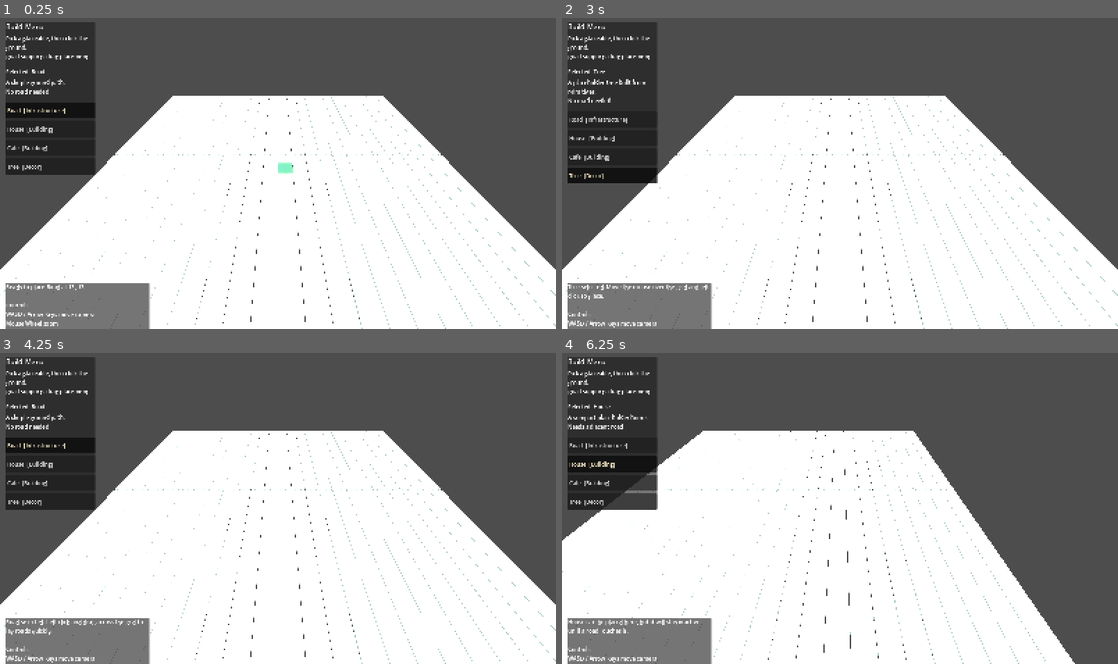
Above: before the commit, frames 1-4 (two rows, left to right).
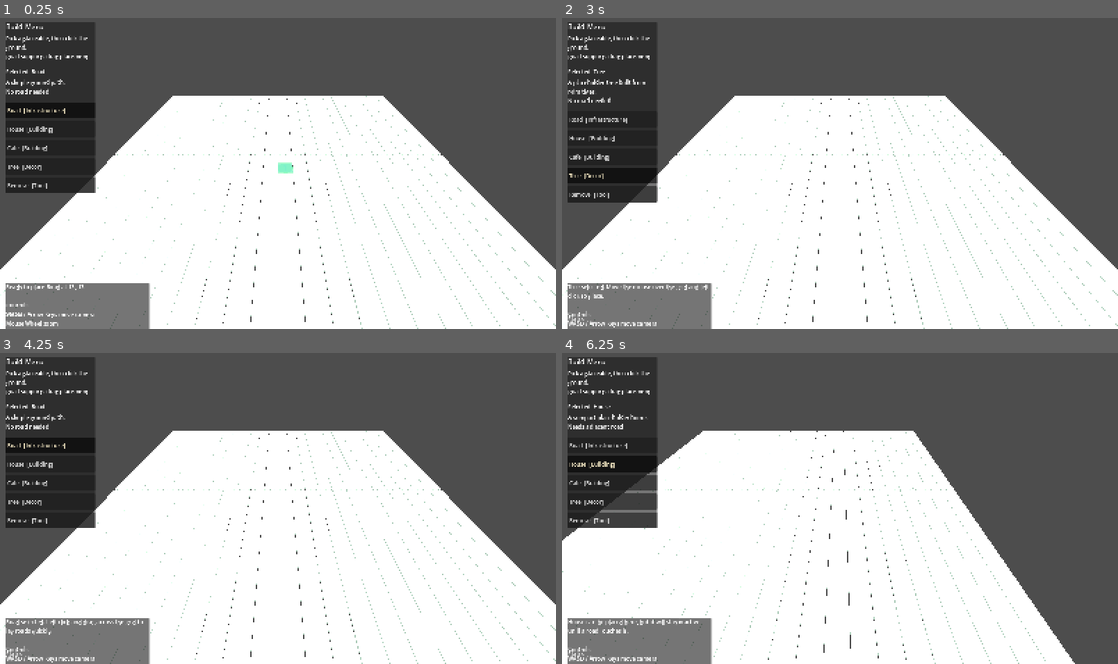
Above: after the commit, the same moments.

Repository: joyshu93/bloomtail_village
Game: Godot game, scene res://scenes/main/Main.tscn
The game is run twice, just before and just after one commit, with the same random seed, the same clock (stepped at 60 frames per second) and the same inputs.
Inputs (mouse positions are in pixels of both pictures, inside the frame that each line leads up to):
- Up to frame 1 (0.25 s): no input
- Up to frame 2 (3 s): click "Road [Infrastructure]" at 0.5 s; click "House [Building]" at 1.25 s; click "Cafe [Building]" at 2 s; click "Tree [Decor]" at 2.75 s
- Up to frame 3 (4.25 s): click "Road [Infrastructure]" at 3.5 s
- Up to frame 4 (6.25 s): click (612, 520) at 4.25 s, where only the run after the commit has a clickable "Remove [Tool]"; click "House [Building]" at 5 s; tap Enter at 5.75 s; move the mouse to (962, 492) at 5.77 s; hold D from 5.78 s (still down); click (962, 492) at 5.92 s

The runs differ from the first frame. In frame 1, 0.9% of the frame differs, in the area x 1-18%, y 50-96%; in frame 2, 1.0%, in the area x 1-18%, y 53-98%; in frame 3, 0.9%; in frame 4, 1.0%.

Commit message:
Stabilize 3D placement core

Diff:
--- a/scripts/managers/build_manager.gd
+++ b/scripts/managers/build_manager.gd
@@ -7,6 +7,7 @@
 const GRID_WIDTH := 24
 const GRID_DEPTH := 24
 const CELL_SIZE := 2.0
+const REMOVE_TOOL_ID := "remove"
 
 const PLACEABLE_PATHS := [
 	"res://resources/vertical_slice/road.tres",
@@ -25,6 +26,7 @@
 	game_manager = manager
 	_load_placeables()
 	placements.clear()
+	selected_id = ""
 	select_placeable("road")
 
 func get_placeables() -> Array[PlaceableData]:
@@ -37,21 +39,28 @@
 	return placeables.get(selected_id) as PlaceableData
 
 func get_selected_name() -> String:
+	if is_remove_selected():
+		return "Remove"
 	var selected := get_selected_data()
 	return "" if selected == null else selected.display_name
 
 func is_road_selected() -> bool:
 	return selected_id == "road"
 
+func is_remove_selected() -> bool:
+	return selected_id == REMOVE_TOOL_ID
+
 func select_placeable(placeable_id: String) -> void:
-	if not placeables.has(placeable_id):
+	if placeable_id != REMOVE_TOOL_ID and not placeables.has(placeable_id):
 		return
 	selected_id = placeable_id
 	selection_changed.emit(selected_id)
-	if is_road_selected():
+	if is_remove_selected():
+		game_manager.set_status("Remove selected. Click a placed object to clear it.")
+	elif is_road_selected():
 		game_manager.set_status("Road selected. Left click and drag across the grid to lay roads quickly.")
 	else:
-		game_manager.set_status("%s selected. Move the mouse over the grid and left click to place." % get_selected_data().display_name)
+		game_manager.set_status("%s selected. Move the mouse over the grid and left click to place." % get_selected_name())
 
 func is_inside(cell: Vector2i) -> bool:
 	return cell.x >= 0 and cell.y >= 0 and cell.x < GRID_WIDTH and cell.y < GRID_DEPTH
@@ -64,6 +73,25 @@
 
 func can_place_id(placeable_id: String, cell: Vector2i) -> bool:
 	return placeables.has(placeable_id) and can_place(cell)
+
+func has_entry(cell: Vector2i) -> bool:
+	return placements.has(_cell_key(cell))
+
+func get_entry(cell: Vector2i) -> Dictionary:
+	var key := _cell_key(cell)
+	return placements.get(key, {})
+
+func get_data_at(cell: Vector2i) -> PlaceableData:
+	if not has_entry(cell):
+		return null
+	var entry: Dictionary = placements[_cell_key(cell)]
+	return placeables.get(String(entry.get("id", ""))) as PlaceableData
+
+func is_active_at(cell: Vector2i) -> bool:
+	if not has_entry(cell):
+		return false
+	var entry: Dictionary = placements[_cell_key(cell)]
+	return bool(entry.get("active", true))
 
 func has_road_neighbor(cell: Vector2i) -> bool:
 	for offset in [Vector2i.LEFT, Vector2i.RIGHT, Vector2i.UP, Vector2i.DOWN]:
@@ -79,6 +107,13 @@
 	return has_road_neighbor(cell)
 
 func get_hover_message(cell: Vector2i, placeable_id: String = selected_id) -> String:
+	if placeable_id == REMOVE_TOOL_ID:
+		if not is_inside(cell):
+			return "Outside the buildable area."
+		if has_entry(cell):
+			var remove_data: PlaceableData = get_data_at(cell)
+			return "Remove %s at %d, %d." % [remove_data.display_name, cell.x + 1, cell.y + 1]
+		return "Nothing to remove at %d, %d." % [cell.x + 1, cell.y + 1]
 	if not placeables.has(placeable_id):
 		return "Select a placeable from the build menu."
 	var data: PlaceableData = placeables[placeable_id]
@@ -91,6 +126,8 @@
 	return "Ready to place %s at %d, %d." % [data.display_name, cell.x + 1, cell.y + 1]
 
 func place_selected(cell: Vector2i) -> bool:
+	if is_remove_selected():
+		return remove_at(cell)
 	return place(selected_id, cell)
 
 func place(placeable_id: String, cell: Vector2i, silent: bool = false) -> bool:
@@ -114,6 +151,63 @@
 		else:
 			game_manager.set_status("%s placed at %d, %d." % [data.display_name, cell.x + 1, cell.y + 1])
 	return true
+
+func place_many(placeable_id: String, cells: Array[Vector2i], silent: bool = false) -> int:
+	if placeable_id == REMOVE_TOOL_ID:
+		return remove_many(cells, silent)
+	if not placeables.has(placeable_id):
+		return 0
+	var placed_count := 0
+	for cell in cells:
+		if not can_place(cell):
+			continue
+		var data: PlaceableData = placeables.get(placeable_id)
+		placements[_cell_key(cell)] = {
+			"id": data.id,
+			"active": would_be_active(cell, data)
+		}
+		placed_count += 1
+	if placed_count <= 0:
+		if not silent:
+			game_manager.set_status("That area is already occupied or outside the buildable area.")
+		return 0
+	_recalculate_activation()
+	placements_changed.emit()
+	if not silent:
+		var plural := "" if placed_count == 1 else "s"
+		game_manager.set_status("%s placed on %d tile%s." % [get_selected_name(), placed_count, plural])
+	return placed_count
+
+func remove_at(cell: Vector2i, silent: bool = false) -> bool:
+	if not has_entry(cell):
+		if not silent:
+			game_manager.set_status("There is nothing to remove there.")
+		return false
+	var removed_data: PlaceableData = get_data_at(cell)
+	placements.erase(_cell_key(cell))
+	_recalculate_activation()
+	placements_changed.emit()
+	if not silent and removed_data != null:
+		game_manager.set_status("%s removed from %d, %d." % [removed_data.display_name, cell.x + 1, cell.y + 1])
+	return true
+
+func remove_many(cells: Array[Vector2i], silent: bool = false) -> int:
+	var removed_count := 0
+	for cell in cells:
+		if not has_entry(cell):
+			continue
+		placements.erase(_cell_key(cell))
+		removed_count += 1
+	if removed_count <= 0:
+		if not silent:
+			game_manager.set_status("There is nothing to remove there.")
+		return 0
+	_recalculate_activation()
+	placements_changed.emit()
+	if not silent:
+		var plural := "" if removed_count == 1 else "s"
+		game_manager.set_status("Removed %d placed object%s." % [removed_count, plural])
+	return removed_count
 
 func get_placements() -> Array[Dictionary]:
 	var items: Array[Dictionary] = []
--- a/scripts/managers/game_manager.gd
+++ b/scripts/managers/game_manager.gd
@@ -6,7 +6,7 @@
 var status_text := ""
 
 func setup() -> void:
-	set_status("Select Road, House, Cafe, or Tree. Left click to place.")
+	set_status("Select Road, House, Cafe, Tree, or Remove. Hover the grid to inspect a cell.")
 
 func set_status(text: String) -> void:
 	if status_text == text:
--- a/scripts/ui/ui_root.gd
+++ b/scripts/ui/ui_root.gd
@@ -6,6 +6,7 @@
 var button_panel: PanelContainer
 var button_box: VBoxContainer
 var status_panel: PanelContainer
+var status_title: Label
 var status_label: Label
 var selection_title: Label
 var selection_detail: Label
@@ -80,10 +81,20 @@
 	status_panel.offset_bottom = -16
 
 	status_label = Label.new()
+	status_title = Label.new()
+	status_title.text = "Status"
+	status_title.add_theme_font_size_override("font_size", 16)
+	status_panel.add_child(status_title)
+	status_title.set_anchors_and_offsets_preset(Control.PRESET_TOP_LEFT)
+	status_title.offset_left = 12
+	status_title.offset_top = 10
+	status_title.offset_right = 120
+	status_title.offset_bottom = 32
+
 	status_panel.add_child(status_label)
 	status_label.set_anchors_and_offsets_preset(Control.PRESET_FULL_RECT)
 	status_label.offset_left = 12
-	status_label.offset_top = 12
+	status_label.offset_top = 36
 	status_label.offset_right = -12
 	status_label.offset_bottom = -12
 	status_label.autowrap_mode = TextServer.AUTOWRAP_WORD_SMART
@@ -112,6 +123,14 @@
 		button.pressed.connect(_on_placeable_button_pressed.bind(placeable.id))
 		button_box.add_child(button)
 		selected_buttons[placeable.id] = button
+	var remove_button := Button.new()
+	remove_button.text = "Remove  [Tool]"
+	remove_button.custom_minimum_size = Vector2(0, 46)
+	remove_button.alignment = HORIZONTAL_ALIGNMENT_LEFT
+	remove_button.toggle_mode = true
+	remove_button.pressed.connect(_on_placeable_button_pressed.bind(BuildManager.REMOVE_TOOL_ID))
+	button_box.add_child(remove_button)
+	selected_buttons[BuildManager.REMOVE_TOOL_ID] = remove_button
 
 func _on_placeable_button_pressed(placeable_id: String) -> void:
 	build_manager.select_placeable(placeable_id)
@@ -123,6 +142,10 @@
 		button.button_pressed = is_selected
 		button.modulate = Color(1.0, 0.95, 0.8, 1.0) if is_selected else Color(1, 1, 1, 1)
 	var selected: PlaceableData = build_manager.get_selected_data()
+	if build_manager.is_remove_selected():
+		selection_title.text = "Selected: Remove"
+		selection_detail.text = "Click a placed object to remove it.\nEmpty cells cannot be removed."
+		return
 	if selected == null:
 		selection_title.text = "Selected: -"
 		selection_detail.text = "Choose an item to start placing."
--- a/scripts/world/placeable_preview.gd
+++ b/scripts/world/placeable_preview.gd
@@ -7,6 +7,8 @@
 
 func setup(size: float) -> void:
 	cell_size = size
+	_clear_visual()
+	current_id = ""
 	visible = false
 
 func show_preview(data: PlaceableData, world_position: Vector3, can_place: bool, would_be_active: bool) -> void:
@@ -21,6 +23,19 @@
 	position = world_position
 	visible = true
 	apply_state(current_visual, data, can_place, would_be_active, true)
+
+func show_remove_preview(data: PlaceableData, world_position: Vector3, is_active: bool) -> void:
+	if data == null:
+		hide_preview()
+		return
+	if current_visual == null or current_id != data.id:
+		_clear_visual()
+		current_id = data.id
+		current_visual = create_visual(data, cell_size)
+		add_child(current_visual)
+	position = world_position
+	visible = true
+	apply_remove_state(current_visual, is_active)
 
 func hide_preview() -> void:
 	visible = false
@@ -69,6 +84,11 @@
 	_apply_material(root, target_color, transparent)
 	_update_state_marker(root, can_place, is_active, transparent)
 
+static func apply_remove_state(root: Node3D, is_active: bool) -> void:
+	var remove_color := Color(1.0, 0.46, 0.68, 0.55)
+	_apply_material(root, remove_color, true)
+	_update_state_marker(root, false, is_active, true)
+
 static func _apply_material(root: Node, color: Color, transparent: bool) -> void:
 	for child in root.get_children():
 		if child is MeshInstance3D:
@@ -86,7 +106,9 @@
 
 func _clear_visual() -> void:
 	for child in get_children():
+		remove_child(child)
 		child.queue_free()
+	current_visual = null
 
 static func _update_state_marker(root: Node3D, can_place: bool, is_active: bool, transparent: bool) -> void:
 	var marker_name := "__StateMarker"
--- a/scripts/world/world_3d.gd
+++ b/scripts/world/world_3d.gd
@@ -3,11 +3,13 @@
 const GROUND_Y := 0.0
 const CAMERA_MOVE_SPEED := 16.0
 const MIN_CAMERA_DISTANCE := 14.0
-const MAX_CAMERA_DISTANCE := 34.0
+const MAX_CAMERA_DISTANCE := 28.0
 const ZOOM_STEP := 1.6
 const HOVER_VALID_COLOR := Color(0.45, 0.98, 0.68, 0.58)
 const HOVER_BLOCKED_COLOR := Color(1.0, 0.42, 0.42, 0.72)
 const HOVER_INACTIVE_COLOR := Color(1.0, 0.78, 0.38, 0.64)
+const HOVER_REMOVE_COLOR := Color(1.0, 0.5, 0.7, 0.65)
+const HOVER_EMPTY_REMOVE_COLOR := Color(0.65, 0.65, 0.72, 0.38)
 const HOVER_RING_COLOR := Color(1.0, 1.0, 1.0, 0.7)
 
 @onready var ground_tiles: Node3D = $GroundTiles
@@ -27,23 +29,34 @@
 var drag_placed_cells: Dictionary = {}
 var last_hover_summary := ""
 var last_drag_cell := Vector2i(-1, -1)
+var setup_done := false
 
 func setup(manager: BuildManager, game: GameManager) -> void:
 	build_manager = manager
 	game_manager = game
+	hover_cell = Vector2i(-1, -1)
+	is_dragging_road = false
+	drag_placed_cells.clear()
+	last_hover_summary = ""
+	last_drag_cell = Vector2i(-1, -1)
 	if not build_manager.placements_changed.is_connected(_rebuild_placed_objects):
 		build_manager.placements_changed.connect(_rebuild_placed_objects)
 	if not build_manager.selection_changed.is_connected(_on_selection_changed):
 		build_manager.selection_changed.connect(_on_selection_changed)
 	preview.setup(BuildManager.CELL_SIZE)
-	_build_ground()
-	_setup_hover_indicator()
+	if not setup_done:
+		_build_ground()
+		_setup_hover_indicator()
+		setup_done = true
+	_clamp_camera_rig()
 	_update_camera_transform()
 	_rebuild_placed_objects()
 
 func _process(delta: float) -> void:
 	if build_manager == null:
 		return
+	if is_dragging_road and not Input.is_mouse_button_pressed(MOUSE_BUTTON_LEFT):
+		_end_drag()
 	_handle_camera_move(delta)
 	_update_hover_from_mouse()
 
@@ -142,6 +155,17 @@
 	if hover_cell.x < 0 or not build_manager.is_inside(hover_cell):
 		preview.hide_preview()
 		return
+	if build_manager.is_remove_selected():
+		var hovered_data: PlaceableData = build_manager.get_data_at(hover_cell)
+		if hovered_data == null:
+			preview.hide_preview()
+			return
+		preview.show_remove_preview(
+			hovered_data,
+			build_manager.cell_to_world(hover_cell),
+			build_manager.is_active_at(hover_cell)
+		)
+		return
 	var selected: PlaceableData = build_manager.get_selected_data()
 	if selected == null:
 		preview.hide_preview()
@@ -181,14 +205,17 @@
 		return
 	if last_drag_cell.x < 0:
 		last_drag_cell = hover_cell
+	var cells_to_place: Array[Vector2i] = []
 	for cell in _cells_between(last_drag_cell, hover_cell):
 		var key := "%d,%d" % [cell.x, cell.y]
 		if drag_placed_cells.has(key):
 			continue
-		if build_manager.place("road", cell, true):
-			drag_placed_cells[key] = true
-			game_manager.set_status("Laying road... release left mouse to stop.")
-			last_hover_summary = ""
+		drag_placed_cells[key] = true
+		cells_to_place.append(cell)
+	var placed_count: int = build_manager.place_many("road", cells_to_place, true)
+	if placed_count > 0:
+		game_manager.set_status("Laying road... release left mouse to stop.")
+		last_hover_summary = ""
 	last_drag_cell = hover_cell
 
 func _end_drag() -> void:
@@ -217,11 +244,11 @@
 	if move == Vector3.ZERO:
 		return
 	camera_rig.position += move.normalized() * CAMERA_MOVE_SPEED * delta
-	var half_extent := build_manager.board_half_extent() - Vector2(BuildManager.CELL_SIZE * 1.5, BuildManager.CELL_SIZE * 1.5)
-	camera_rig.position.x = clampf(camera_rig.position.x, -half_extent.x, half_extent.x)
-	camera_rig.position.z = clampf(camera_rig.position.z, -half_extent.y, half_extent.y)
+	_clamp_camera_rig()
 
 func _update_camera_transform() -> void:
+	camera_distance = clampf(camera_distance, MIN_CAMERA_DISTANCE, MAX_CAMERA_DISTANCE)
+	_clamp_camera_rig()
 	camera.position = Vector3(0.0, camera_distance * 0.82, camera_distance)
 	camera.rotation_degrees = Vector3(-42.0, 0.0, 0.0)
 
@@ -248,6 +275,16 @@
 
 func _update_hover_indicator_visuals() -> void:
 	if hover_cell.x < 0 or not build_manager.is_inside(hover_cell):
+		return
+	var has_entry: bool = build_manager.has_entry(hover_cell)
+	if build_manager.is_remove_selected():
+		var remove_color: Color = HOVER_REMOVE_COLOR if has_entry else HOVER_EMPTY_REMOVE_COLOR
+		var remove_mesh := hover_indicator.mesh as BoxMesh
+		if remove_mesh != null:
+			remove_mesh.size = Vector3(BuildManager.CELL_SIZE * 0.98, 0.24, BuildManager.CELL_SIZE * 0.98)
+		hover_indicator.material_override = _make_material(remove_color, true)
+		hover_ring.scale = Vector3(1.1, 1.0, 1.1)
+		hover_ring.material_override = _make_material(remove_color.lightened(0.15), true)
 		return
 	var selected: PlaceableData = build_manager.get_selected_data()
 	if selected == null:
@@ -297,3 +334,11 @@
 			current.y += 1 if delta.y > 0 else -1
 		cells.append(current)
 	return cells
+
+func _clamp_camera_rig() -> void:
+	if build_manager == null:
+		return
+	var margin := BuildManager.CELL_SIZE * 2.5
+	var half_extent := build_manager.board_half_extent() - Vector2(margin, margin)
+	camera_rig.position.x = clampf(camera_rig.position.x, -half_extent.x, half_extent.x)
+	camera_rig.position.z = clampf(camera_rig.position.z, -half_extent.y, half_extent.y)
Not shown, changed: README.md
